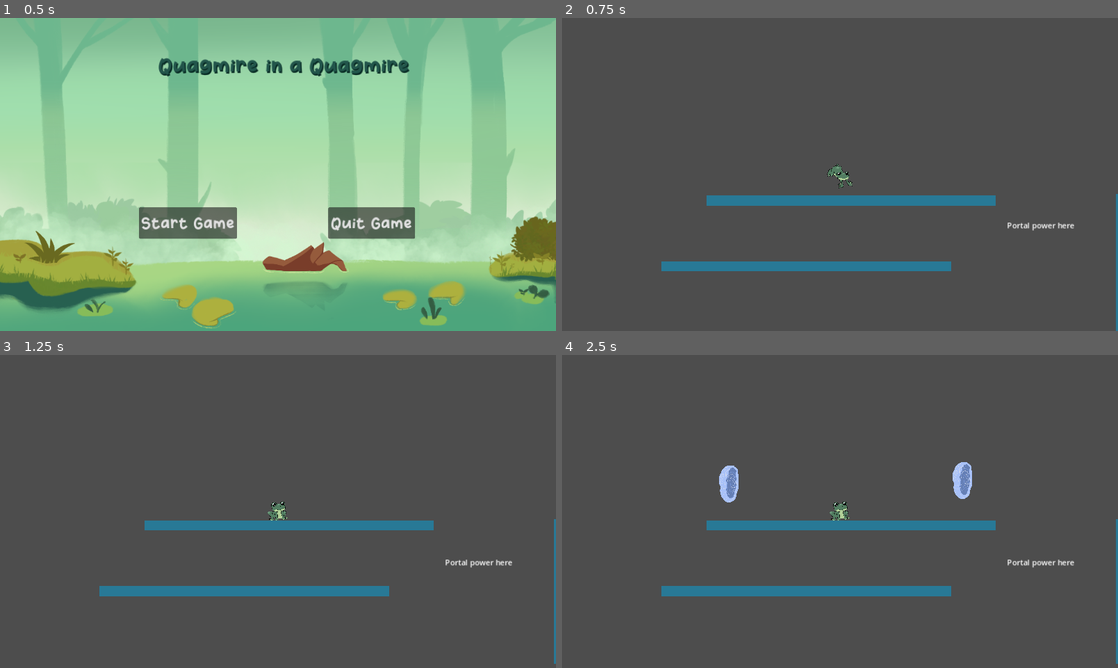
Above: before the commit, frames 1-4 (two rows, left to right).
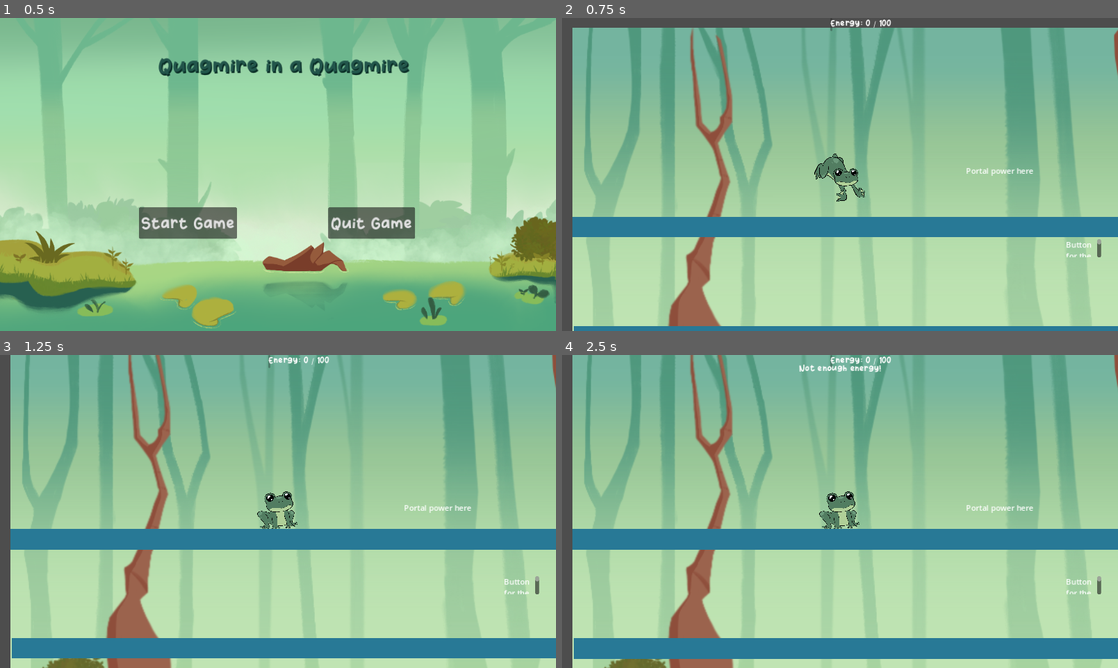
Above: after the commit, the same moments.

Repository: CISC204-S25/final-project-team-1
Game: Godot game, scene res://title_screen.tscn
Two runs of this game, one before a commit and one after it. Both use one fixed random seed, a clock stepped at 60 frames per second and the inputs below.
Inputs (mouse positions are in pixels of both pictures, inside the frame that each line leads up to):
- Up to frame 1 (0.5 s): no input
- Up to frame 2 (0.75 s): click "Start Game" at 0.5 s
- Up to frame 3 (1.25 s): no input
- Up to frame 4 (2.5 s): tap Enter at 1.25 s; move the mouse to (962, 495) at 1.27 s; hold Right (move_right) from 1.28 s (still down); tap Space (jump) at 1.35, 1.52, 1.82, 2.1, 2.27 s; click (962, 495) at 1.42 s; move the mouse to (728, 527) at 2.02 s; click (728, 527) at 2.17 s

Frame 1 is identical in both runs. In frame 2, 95% of the frame differs, in the area x 1-100%, y 0-100%; in frame 3, 98%; in frame 4, 98%.

Commit message:
Portal Energy Functionality
Adjusted player 1 animations, added player 2 animations, added functionality and UI for portal energy

Diff:
--- /dev/null
+++ b/team1_finalproject/energy_ui.gd
@@ -0,0 +1,17 @@
+extends Control
+
+
+@onready var energy_bar = $ProgressBar
+@onready var energy_label = $Label
+@onready var warning_label = $EnergyWarningLabel
+
+func _process(delta: float) -> void:
+	var energy_percent = PortalEnergy.get_energy_percent()
+	energy_bar.value = energy_percent * 100
+	energy_label.text = "Energy: " + str(PortalEnergy.current_energy) + " / " + str(PortalEnergy.max_energy)
+
+#This will be called when player 2 tries to create a portal but has low energy
+func show_low_energy_warning() -> void:
+	warning_label.visible = true
+	await get_tree().create_timer(2.0).timeout
+	warning_label.visible = false
--- /dev/null
+++ b/team1_finalproject/energy_ui.tscn
@@ -0,0 +1,40 @@
+[gd_scene load_steps=3 format=3 uid="uid://bx387ksl8nb5b"]
+
+[ext_resource type="Script" path="res://energy_ui.gd" id="1_bdd56"]
+[ext_resource type="FontFile" uid="uid://bvex18kkerm76" path="res://Assets/Howdy Frog.ttf" id="2_s4lmc"]
+
+[node name="EnergyUI" type="Control"]
+layout_mode = 3
+anchors_preset = 0
+offset_right = 40.0
+offset_bottom = 40.0
+script = ExtResource("1_bdd56")
+
+[node name="ProgressBar" type="ProgressBar" parent="."]
+layout_mode = 0
+offset_right = 4.0
+offset_bottom = 27.0
+theme_override_fonts/font = ExtResource("2_s4lmc")
+show_percentage = false
+
+[node name="Label" type="Label" parent="."]
+layout_mode = 0
+offset_right = 40.0
+offset_bottom = 23.0
+theme_override_fonts/font = ExtResource("2_s4lmc")
+
+[node name="EnergyWarningLabel" type="Label" parent="."]
+visible = false
+layout_mode = 1
+anchors_preset = 7
+anchor_left = 0.5
+anchor_top = 1.0
+anchor_right = 0.5
+anchor_bottom = 1.0
+offset_left = -85.0
+offset_top = -23.0
+offset_right = 85.0
+grow_horizontal = 2
+grow_vertical = 0
+theme_override_fonts/font = ExtResource("2_s4lmc")
+text = "Not enough energy!"
--- a/team1_finalproject/level_1.tscn
+++ b/team1_finalproject/level_1.tscn
@@ -1,42 +1,81 @@
-[gd_scene load_steps=8 format=3 uid="uid://dt0mahwptihiu"]
+[gd_scene load_steps=11 format=3 uid="uid://dt0mahwptihiu"]
 
+[ext_resource type="Texture2D" uid="uid://clr4fesujciga" path="res://Sprites/Bg_level_1.PNG" id="1_2t5c7"]
 [ext_resource type="PackedScene" uid="uid://decbf7e2myn5q" path="res://platform.tscn" id="1_itwvd"]
 [ext_resource type="PackedScene" uid="uid://cgs5efdpmht1w" path="res://player_1_jumper.tscn" id="2_ox655"]
+[ext_resource type="PackedScene" uid="uid://bx387ksl8nb5b" path="res://energy_ui.tscn" id="2_rwncp"]
 [ext_resource type="PackedScene" uid="uid://db4hrbsbwjte2" path="res://player_2_portal.tscn" id="3_pl61t"]
 [ext_resource type="Script" path="res://Gatelvl1.gd" id="4_mu508"]
 [ext_resource type="Script" path="res://Gate2lvl1.gd" id="5_xgtnm"]
 [ext_resource type="AudioStream" uid="uid://wbks75hyabcj" path="res://Assets/music and sound effects/BgMusic.mp3" id="6_qvqx5"]
+[ext_resource type="PackedScene" uid="uid://1dv6k642ssyj" path="res://portal_energy_item.tscn" id="8_ii2cj"]
 
 [sub_resource type="RectangleShape2D" id="RectangleShape2D_ikdgq"]
 size = Vector2(92, 40)
 
 [node name="Level_1" type="Node2D"]
 
+[node name="TextureRect" type="TextureRect" parent="."]
+offset_right = 1142.0
+offset_bottom = 648.0
+texture = ExtResource("1_2t5c7")
+
+[node name="TextureRect2" type="TextureRect" parent="."]
+offset_left = 1141.0
+offset_right = 2283.0
+offset_bottom = 648.0
+texture = ExtResource("1_2t5c7")
+
+[node name="CanvasLayer" type="CanvasLayer" parent="."]
+
+[node name="RichTextLabel" type="RichTextLabel" parent="CanvasLayer"]
+offset_left = 837.0
+offset_top = 305.0
+offset_right = 988.0
+offset_bottom = 333.0
+text = "Portal power here"
+
+[node name="RichTextLabel2" type="RichTextLabel" parent="CanvasLayer"]
+offset_left = 1044.0
+offset_top = 458.0
+offset_right = 1117.0
+offset_bottom = 496.0
+text = "Button for the platform called \"Gate\" to move to make a platform for the frog to jump across here"
+
+[node name="EnergyUI" parent="CanvasLayer" instance=ExtResource("2_rwncp")]
+anchors_preset = 5
+anchor_left = 0.5
+anchor_right = 0.5
+offset_left = -20.0
+offset_right = 20.0
+grow_horizontal = 2
+
 [node name="player_1_jumper" parent="." instance=ExtResource("2_ox655")]
 position = Vector2(277, 140)
 scale = Vector2(0.25, 0.25)
 
 [node name="Player2" parent="." instance=ExtResource("3_pl61t")]
-position = Vector2(85, 781)
-scale = Vector2(0.25, 0.25)
+light_mask = 33
+position = Vector2(83, 516)
+scale = Vector2(0.4, 0.4)
 
 [node name="Platform" parent="." instance=ExtResource("1_itwvd")]
 position = Vector2(300, 206)
 
 [node name="Platform2" parent="." instance=ExtResource("1_itwvd")]
-position = Vector2(300, 816)
+position = Vector2(298, 551)
 
 [node name="Platform3" parent="." instance=ExtResource("1_itwvd")]
-position = Vector2(1150, 204)
+position = Vector2(1065, 91)
 
 [node name="Platform4" parent="." instance=ExtResource("1_itwvd")]
-position = Vector2(1150, 460)
+position = Vector2(1065, 347)
 
 [node name="Platform5" parent="." instance=ExtResource("1_itwvd")]
-position = Vector2(207, 342)
+position = Vector2(301, 319)
 
 [node name="Gate" parent="." instance=ExtResource("1_itwvd")]
-position = Vector2(860, 343)
+position = Vector2(775, 230)
 rotation = 1.5708
 scale = Vector2(0.5, 1)
 script = ExtResource("4_mu508")
@@ -48,55 +87,39 @@
 script = ExtResource("5_xgtnm")
 
 [node name="Platform7" parent="." instance=ExtResource("1_itwvd")]
-position = Vector2(589, 751)
+position = Vector2(587, 486)
 rotation = 1.5708
 scale = Vector2(0.25, 1)
 
 [node name="Platform8" parent="." instance=ExtResource("1_itwvd")]
-position = Vector2(299, 686)
+position = Vector2(297, 421)
 
 [node name="Platform9" parent="." instance=ExtResource("1_itwvd")]
-position = Vector2(10, 751)
+position = Vector2(8, 486)
 rotation = 1.5708
 scale = Vector2(0.25, 1)
 
 [node name="Platform10" parent="." instance=ExtResource("1_itwvd")]
-position = Vector2(879, 816)
+position = Vector2(877, 551)
 
 [node name="Platform11" parent="." instance=ExtResource("1_itwvd")]
-position = Vector2(1168, 751)
+position = Vector2(1166, 486)
 rotation = 1.5708
 scale = Vector2(0.25, 1)
 
 [node name="Platform12" parent="." instance=ExtResource("1_itwvd")]
-position = Vector2(878, 686)
+position = Vector2(876, 421)
 
 [node name="Platform13" parent="." instance=ExtResource("1_itwvd")]
-position = Vector2(589, 751)
+position = Vector2(587, 486)
 rotation = 1.5708
 scale = Vector2(0.25, 1)
 
 [node name="Area2D" type="Area2D" parent="."]
 
 [node name="CollisionShape2D" type="CollisionShape2D" parent="Area2D"]
-position = Vector2(1107, 786)
+position = Vector2(1105, 521)
 shape = SubResource("RectangleShape2D_ikdgq")
-
-[node name="CanvasLayer" type="CanvasLayer" parent="."]
-
-[node name="RichTextLabel" type="RichTextLabel" parent="CanvasLayer"]
-offset_left = 922.0
-offset_top = 418.0
-offset_right = 1073.0
-offset_bottom = 446.0
-text = "Portal power here"
-
-[node name="RichTextLabel2" type="RichTextLabel" parent="CanvasLayer"]
-offset_left = 1046.0
-offset_top = 723.0
-offset_right = 1119.0
-offset_bottom = 761.0
-text = "Button for the platform called \"Gate\" to move to make a platform for the frog to jump across here"
 
 [node name="AudioStreamPlayer2D" type="AudioStreamPlayer2D" parent="."]
 position = Vector2(1, 2)
@@ -104,6 +127,11 @@
 volume_db = -18.324
 autoplay = true
 max_distance = 5000.0
+parameters/looping = false
+
+[node name="PortalEnergyItem" parent="." instance=ExtResource("8_ii2cj")]
+position = Vector2(168, 370)
+scale = Vector2(0.5, 0.5)
 
 [connection signal="area_entered" from="Area2D" to="Gate" method="_on_area_2d_area_entered"]
 [connection signal="area_entered" from="Area2D" to="Gate2" method="_on_area_2d_area_entered"]
--- a/team1_finalproject/player_1_jumper.gd
+++ b/team1_finalproject/player_1_jumper.gd
@@ -19,32 +19,23 @@
 	if Input.is_action_just_pressed("jump") and is_on_floor():
 		velocity.y = JUMP_VELOCITY
 		frog_sound.play()
+		sprite.play("jump")
 
-	# Get the input direction and handle the movement/deceleration.
-	# As good practice, you should replace UI actions with custom gameplay actions.
 	var direction := Input.get_axis("move_leftp1", "move_rightp1")
-	if direction !=0:
+	if direction:
 		velocity.x = direction * SPEED
+		sprite.flip_h = direction < 0
+		if is_on_floor() and sprite.animation != "move_right":
+			sprite.play("move_right")
 	else:
 		velocity.x = move_toward(velocity.x, 0, SPEED)
+		if is_on_floor() and sprite.animation != "idle":
+			sprite.play("idle")
+	if not is_on_floor():
+		if velocity.y < 0 and sprite.animation != "jump":
+			sprite.play("jump")
+		elif velocity.y > 0 and sprite.animation != "fall":
+			sprite.play("fall")
 
 
 	move_and_slide()
-
-#animations
-	if not is_on_floor():
-		sprite.flip_h = direction < 0
-		if velocity.y < 0:
-			if sprite.animation != "jump":
-				sprite.play("jump")
-		elif velocity.y > 0:
-			if sprite.animation != "fall":
-				sprite.play("fall")
-	else:
-		if direction != 0:
-			var walk_animation = "move_right" if direction > 0 else "move_left"
-			if sprite.animation != walk_animation:
-				sprite.play(walk_animation)
-		else:
-			if sprite.animation != "idle":
-				sprite.play("idle")
--- a/team1_finalproject/player_1_jumper.tscn
+++ b/team1_finalproject/player_1_jumper.tscn
@@ -1,11 +1,8 @@
-[gd_scene load_steps=11 format=3 uid="uid://cgs5efdpmht1w"]
+[gd_scene load_steps=8 format=3 uid="uid://cgs5efdpmht1w"]
 
 [ext_resource type="Script" path="res://player_1_jumper.gd" id="1_1k48e"]
 [ext_resource type="Texture2D" uid="uid://i60rwqs5810e" path="res://Sprites/FrogSprites/Rsit.png" id="2_0qv1r"]
-[ext_resource type="Texture2D" uid="uid://cwq5koawfsc3d" path="res://Sprites/FrogSprites/LSit.png" id="2_nhw26"]
 [ext_resource type="Texture2D" uid="uid://dvxdbj4vnpn5d" path="res://Sprites/FrogSprites/Rjump.png" id="3_qvp05"]
-[ext_resource type="Texture2D" uid="uid://c3bq6o1yyn168" path="res://Sprites/FrogSprites/Ljump.png" id="4_230x7"]
-[ext_resource type="Texture2D" uid="uid://cuvlk6npusv7y" path="res://Sprites/FrogSprites/Lland.png" id="5_3057y"]
 [ext_resource type="Texture2D" uid="uid://bxlpjqaekmg5n" path="res://Sprites/FrogSprites/Rland.png" id="7_m6nr8"]
 [ext_resource type="AudioStream" uid="uid://cc3fycavccnw0" path="res://Assets/music and sound effects/frogCroak1.mp3" id="8_wh75f"]
 
@@ -40,20 +37,6 @@
 }, {
 "frames": [{
 "duration": 1.0,
-"texture": ExtResource("4_230x7")
-}, {
-"duration": 1.0,
-"texture": ExtResource("5_3057y")
-}, {
-"duration": 1.0,
-"texture": ExtResource("2_nhw26")
-}],
-"loop": true,
-"name": &"move_left",
-"speed": 6.0
-}, {
-"frames": [{
-"duration": 1.0,
 "texture": ExtResource("3_qvp05")
 }, {
 "duration": 1.0,
@@ -67,7 +50,7 @@
 "speed": 6.0
 }]
 
-[node name="player_1_jumper" type="CharacterBody2D"]
+[node name="player_1_jumper" type="CharacterBody2D" groups=["Energy_Collector"]]
 script = ExtResource("1_1k48e")
 metadata/_edit_group_ = true
 
@@ -76,11 +59,12 @@
 shape = SubResource("RectangleShape2D_4mke3")
 
 [node name="Camera2D" type="Camera2D" parent="."]
+zoom = Vector2(2, 2)
 
 [node name="AnimatedSprite2D" type="AnimatedSprite2D" parent="."]
 scale = Vector2(0.15, 0.15)
 sprite_frames = SubResource("SpriteFrames_4uvdc")
-animation = &"fall"
+animation = &"idle"
 
 [node name="Ribbit" type="AudioStreamPlayer" parent="."]
 stream = ExtResource("8_wh75f")
--- a/team1_finalproject/player_2.gd
+++ b/team1_finalproject/player_2.gd
@@ -1,22 +1,31 @@
 extends CharacterBody2D
 
 
-@export var speed = 400
+@export var speed = 350
 @export var gravity = 1500
 @export var portal_scene: PackedScene
-
+@onready var sprite = $AnimatedSprite2D
+var is_shooting = false
 var portal_cooldown := false
 var portals: Array = []
+const portal_cost := 20
 
 func _physics_process(delta: float) -> void:
+	if is_shooting:
+		return
 	if not is_on_floor():
 		velocity.y += gravity * delta
 
 	var direction := Input.get_axis("move_left", "move_right")
 	if direction:
 		velocity.x = direction * speed
+		sprite.flip_h = direction > 0
+		if is_on_floor() and sprite.animation != "walk":
+			sprite.play("walk")
 	else:
 		velocity.x = move_toward(velocity.x, 0, speed)
+		if is_on_floor() and sprite.animation != "idle":
+			sprite.play("idle")
 
 	move_and_slide()
 
@@ -26,6 +35,8 @@
 		var portal = portal_scene.instantiate()
 		portal.global_position = target_position
 		get_tree().current_scene.add_child(portal)
+		sprite.play("shoot")
+		is_shooting = true
 
 		#make sure you can't make more than two portals
 		portals.append(portal)
@@ -38,10 +49,28 @@
 			portals[0].linked_portal = portals[1]
 			portals[1].linked_portal = portals[0]
 
+	await sprite.animation_finished
+	is_shooting = false
+	if is_on_floor():
+		var direction := Input.get_axis("move_left", "move_right")
+		if direction:
+			sprite.play("walk")
+		else:
+			sprite.play("idle")
+
+#function to try creating a portal while checking energy
+func try_create_portal() -> void:
+	if PortalEnergy.consume_energy(portal_cost):
+		spawn_portal(get_global_mouse_position())
+	else:
+		var ui = get_tree().current_scene.get_node("CanvasLayer/EnergyUI")
+		if ui.has_method("show_low_energy_warning"):
+			ui.show_low_energy_warning()
+
 #function for placing portal with mouseclick while making sure it doesn't interfere with UI
 func _unhandled_input(event: InputEvent) -> void:
 	if event is InputEventMouseButton and event.pressed and event.button_index == MOUSE_BUTTON_LEFT:
-		spawn_portal(get_global_mouse_position())
+		try_create_portal()
 
 func _on_portal_entered(portal_area: Area2D) -> void:
 	spawn_portal(portal_area.global_position)
--- a/team1_finalproject/player_2_portal.tscn
+++ b/team1_finalproject/player_2_portal.tscn
@@ -1,11 +1,71 @@
-[gd_scene load_steps=5 format=3 uid="uid://db4hrbsbwjte2"]
+[gd_scene load_steps=15 format=3 uid="uid://db4hrbsbwjte2"]
 
 [ext_resource type="Script" path="res://player_2.gd" id="1_88fks"]
 [ext_resource type="PackedScene" uid="uid://b6sojcxhuifr2" path="res://portal.tscn" id="2_ec3ea"]
 [ext_resource type="Texture2D" uid="uid://4eoyfgfdkxlf" path="res://Sprites/SalamanderSprites/Salamander_idle.PNG" id="3_jpnc2"]
+[ext_resource type="Texture2D" uid="uid://br1psfg2rquvg" path="res://Sprites/SalamanderSprites/Salamander_shoot_portal.PNG" id="4_bmhmg"]
+[ext_resource type="Texture2D" uid="uid://8bgucokjkrnl" path="res://Sprites/SalamanderSprites/Salamander_walk_1.PNG" id="5_eihe8"]
+[ext_resource type="Texture2D" uid="uid://bafu4hgc0d5hn" path="res://Sprites/SalamanderSprites/Salamander_walk_2.PNG" id="6_j0rt7"]
+[ext_resource type="Texture2D" uid="uid://b0h6n1jxov74y" path="res://Sprites/SalamanderSprites/Salamander_walk_3.PNG" id="7_u314q"]
+[ext_resource type="Texture2D" uid="uid://c6olh311mar6j" path="res://Sprites/SalamanderSprites/Salamander_walk_4.PNG" id="8_iy8te"]
+[ext_resource type="Texture2D" uid="uid://bdlg8xoc86n32" path="res://Sprites/SalamanderSprites/Salamander_walk_5.PNG" id="9_38pns"]
+[ext_resource type="Texture2D" uid="uid://bc5eb1csa70js" path="res://Sprites/SalamanderSprites/Salamander_walk_6.PNG" id="10_f4eo8"]
+[ext_resource type="Texture2D" uid="uid://bfaqslujvtn8d" path="res://Sprites/SalamanderSprites/Salamander_walk__7.PNG" id="11_1qi16"]
+[ext_resource type="Texture2D" uid="uid://cmxlofnr01c81" path="res://Sprites/SalamanderSprites/Salamander_walk_8.PNG" id="12_igphb"]
 
 [sub_resource type="RectangleShape2D" id="RectangleShape2D_qs61g"]
-size = Vector2(279, 110)
+size = Vector2(279, 103)
+
+[sub_resource type="SpriteFrames" id="SpriteFrames_spdnr"]
+animations = [{
+"frames": [{
+"duration": 1.0,
+"texture": ExtResource("3_jpnc2")
+}],
+"loop": true,
+"name": &"idle",
+"speed": 5.0
+}, {
+"frames": [{
+"duration": 1.5,
+"texture": ExtResource("4_bmhmg")
+}, {
+"duration": 1.5,
+"texture": ExtResource("4_bmhmg")
+}],
+"loop": false,
+"name": &"shoot",
+"speed": 5.0
+}, {
+"frames": [{
+"duration": 1.0,
+"texture": ExtResource("5_eihe8")
+}, {
+"duration": 1.0,
+"texture": ExtResource("6_j0rt7")
+}, {
+"duration": 1.0,
+"texture": ExtResource("7_u314q")
+}, {
+"duration": 1.0,
+"texture": ExtResource("8_iy8te")
+}, {
+"duration": 1.0,
+"texture": ExtResource("9_38pns")
+}, {
+"duration": 1.0,
+"texture": ExtResource("10_f4eo8")
+}, {
+"duration": 1.0,
+"texture": ExtResource("11_1qi16")
+}, {
+"duration": 1.0,
+"texture": ExtResource("12_igphb")
+}],
+"loop": true,
+"name": &"walk",
+"speed": 8.0
+}]
 
 [node name="Player2" type="CharacterBody2D" groups=["player"]]
 script = ExtResource("1_88fks")
@@ -13,11 +73,12 @@
 portal_scene = ExtResource("2_ec3ea")
 
 [node name="CollisionShape2D" type="CollisionShape2D" parent="."]
-position = Vector2(2.5, -1)
+position = Vector2(2.5, -4.5)
 shape = SubResource("RectangleShape2D_qs61g")
 
 [node name="Camera2D" type="Camera2D" parent="."]
 
-[node name="Sprite2D" type="Sprite2D" parent="."]
+[node name="AnimatedSprite2D" type="AnimatedSprite2D" parent="."]
 scale = Vector2(0.3, 0.3)
-texture = ExtResource("3_jpnc2")
+sprite_frames = SubResource("SpriteFrames_spdnr")
+animation = &"shoot"
--- /dev/null
+++ b/team1_finalproject/portal_energy.gd
@@ -0,0 +1,19 @@
+extends Node
+
+var max_energy := 100
+var current_energy := 0
+
+func add_energy(amount: int):
+	current_energy = clamp(current_energy + amount, 0, max_energy)
+	emit_signal("energy_changed")
+
+func consume_energy(amount: int) -> bool:
+	if current_energy >= amount:
+		current_energy -= amount
+		emit_signal("energy_changed")
+		return true
+	return false
+
+func get_energy_percent() -> float:
+	return float(current_energy) / max_energy
+signal energy_changed
--- /dev/null
+++ b/team1_finalproject/portal_energy_item.gd
@@ -0,0 +1,12 @@
+extends Area2D
+
+@export var energy_value := 20
+signal energy_collected
+
+func _ready():
+	body_entered.connect(_on_body_entered)
+
+func _on_body_entered(body):
+	if body.is_in_group("Energy_Collector"):
+		PortalEnergy.add_energy(energy_value)
+		queue_free()
--- /dev/null
+++ b/team1_finalproject/portal_energy_item.tscn
@@ -0,0 +1,18 @@
+[gd_scene load_steps=4 format=3 uid="uid://1dv6k642ssyj"]
+
+[ext_resource type="Script" path="res://portal_energy_item.gd" id="1_l43yr"]
+[ext_resource type="Texture2D" uid="uid://ck3pi205xg3fw" path="res://Sprites/PortalSprites/PEnergy.png" id="2_npspi"]
+
+[sub_resource type="CircleShape2D" id="CircleShape2D_80aal"]
+radius = 36.1248
+
+[node name="PortalEnergyItem" type="Area2D"]
+script = ExtResource("1_l43yr")
+
+[node name="Sprite2D" type="Sprite2D" parent="."]
+scale = Vector2(0.1, 0.1)
+texture = ExtResource("2_npspi")
+
+[node name="CollisionShape2D" type="CollisionShape2D" parent="."]
+position = Vector2(-6, 13)
+shape = SubResource("CircleShape2D_80aal")
--- a/team1_finalproject/project.godot
+++ b/team1_finalproject/project.godot
@@ -14,6 +14,10 @@
 run/main_scene="res://title_screen.tscn"
 config/features=PackedStringArray("4.3", "Forward Plus")
 config/icon="res://icon.svg"
+
+[autoload]
+
+PortalEnergy="*res://portal_energy.gd"
 
 [display]
 
Binary file added: team1_finalproject/Sprites/Bg_level_1.PNG
Not shown, added: team1_finalproject/Sprites/Bg_level_1.PNG.import
Binary file added: team1_finalproject/Sprites/Bg_level_2.PNG
Not shown, added: team1_finalproject/Sprites/Bg_level_2.PNG.import
Binary file added: team1_finalproject/Sprites/Bg_level_3.PNG
Not shown, added: team1_finalproject/Sprites/Bg_level_3.PNG.import
Binary file added: team1_finalproject/Sprites/Environment/DeadlySwamp_.PNG
Not shown, added: team1_finalproject/Sprites/Environment/DeadlySwamp_.PNG.import
Binary file added: team1_finalproject/Sprites/Environment/Ground.PNG
Not shown, added: team1_finalproject/Sprites/Environment/Ground.PNG.import
Binary file added: team1_finalproject/Sprites/Environment/Stump.PNG
Not shown, added: team1_finalproject/Sprites/Environment/Stump.PNG.import
(and 18 more such lines)
